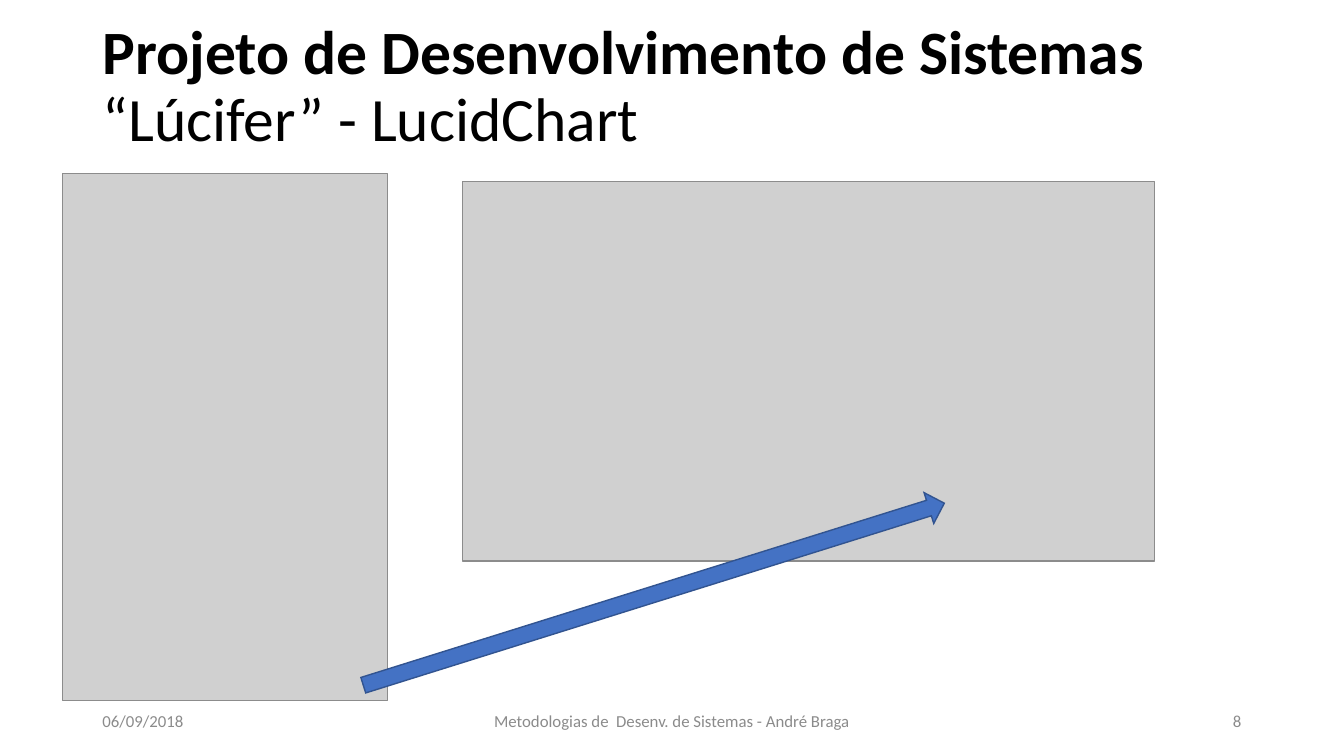
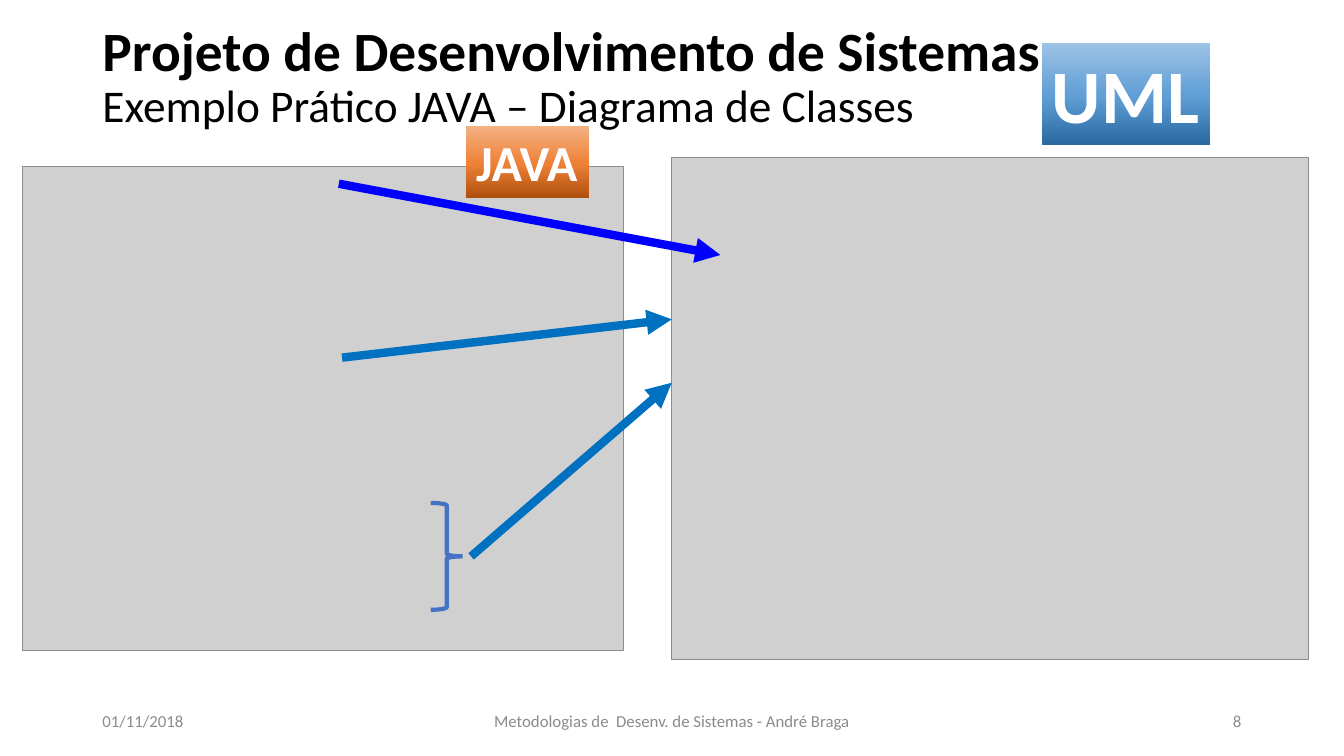
Before and after one commit to LeoCaronezi/CURSOS, a slide deck: slide 8 of Metodologias de Desenvolvimento de Sistemas/CCT0431 - METE DES DE SIST_Aula_04_2018_02 .pptx. Drawn at 1344x756 pixels with LibreOffice and Linux fonts; fonts in the diff are those of the drawing; grey boxes stand for pictures. Boxes give left, top, right and bottom in pixels: in the first picture for what was removed or moved away, otherwise in the second. Text is boxed around its words. In the diff, an @@ line names an element or a change of style, - is before the commit and + after.

Commit message:
Met Desenvolvimento de Sistemas

```diff
--- a/Metodologias de Desenvolvimento de Sistemas/CCT0431 - METE DES DE SIST_Aula_04_2018_02 .pptx
+++ b/Metodologias de Desenvolvimento de Sistemas/CCT0431 - METE DES DE SIST_Aula_04_2018_02 .pptx
@@ title at (102, 32, 1039, 134): text changed; size 44 to 32.4 pt; bold off @@
-Projeto de Desenvolvimento de Sistemas
-“Lúcifer” - LucidChart
+Projeto de Desenvolvimento de Sistemas
+Exemplo Prático JAVA – Diagrama de Classes
@@ rectangle added at (1043, 42, 1211, 144), fill gradient #2A69A2 to #609ED6 to #9DC3E6, 54 pt, text #FFFFFF, bold @@
+UML
@@ rectangle added at (467, 126, 590, 198), fill gradient #B0500F to #EE8137 to #F4B183, 36 pt, text #FFFFFF, bold @@
+JAVA
@@ picture: place and size @@
-picture at (63, 173, 388, 701)
+picture at (22, 167, 624, 651)
@@ picture added at (671, 157, 1308, 659) @@
@@ arrow added from (339, 184) to (721, 255), #0000FF 6 pt @@
@@ picture removed at (463, 181, 1154, 562) @@
@@ arrow added from (342, 358) to (671, 320), #0070C0 6 pt @@
@@ arrow added from (471, 557) to (671, 383), #0070C0 6 pt @@
@@ right arrow removed at (359, 487, 950, 700) @@
@@ right brace added at (431, 503, 463, 610), outline #4472C4 3 pt @@
@@ text at (102, 715, 183, 728): text changed @@
-06/09/2018
+01/11/2018
```
Also in this commit, not shown: 10 other slides changed, 13 slides added, 2 slides removed, 1 other file.
